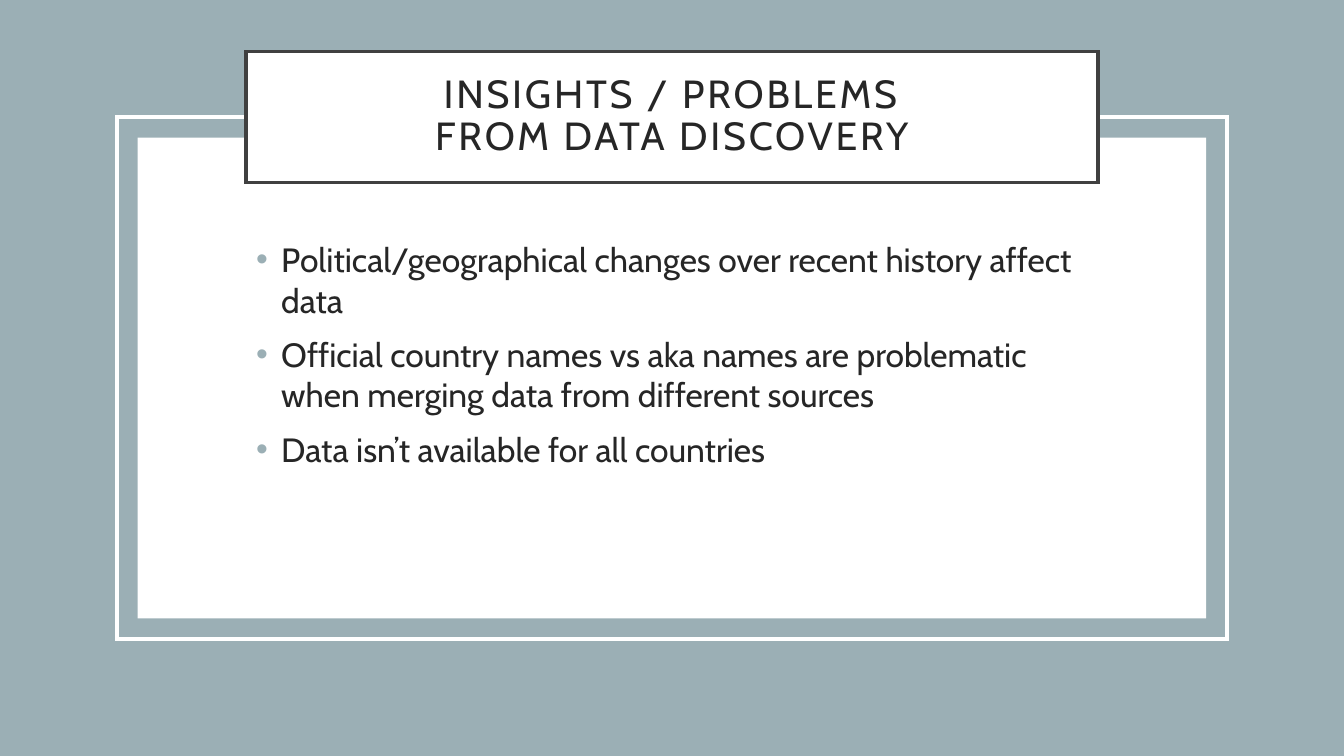
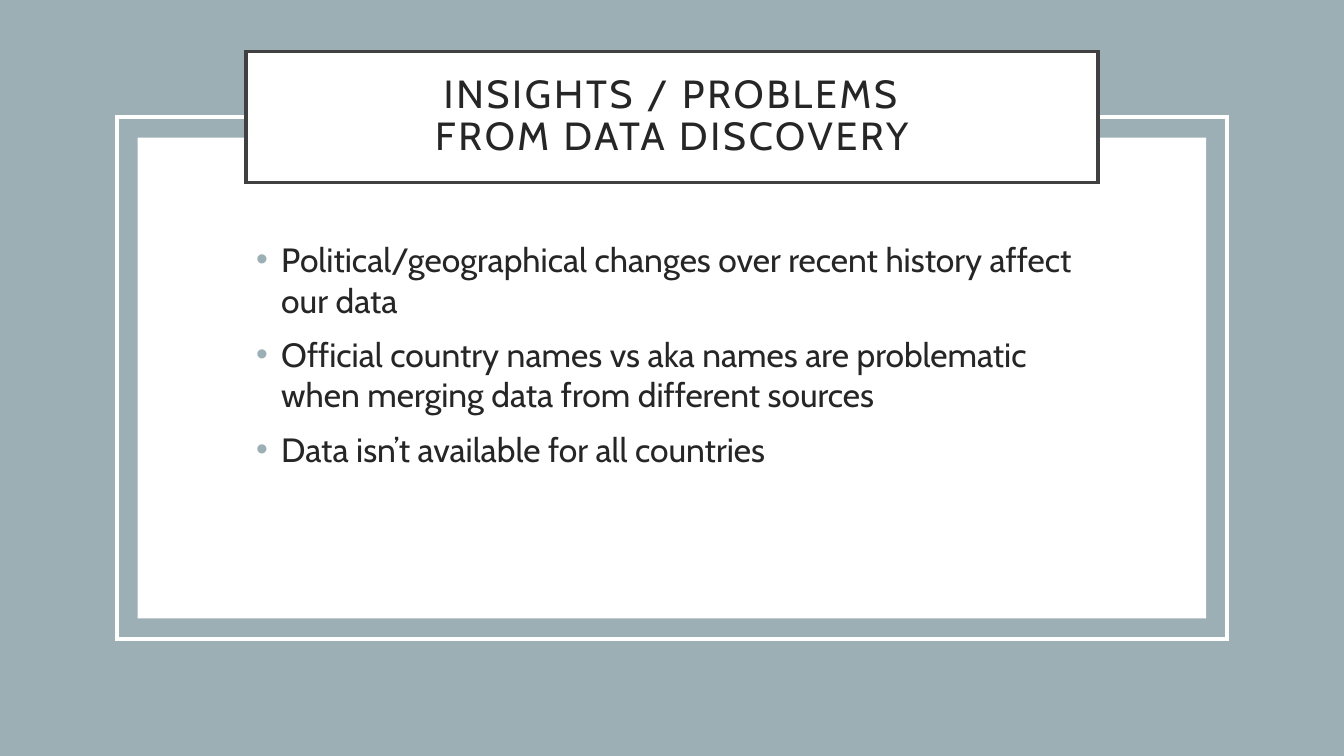
Before and after one commit to gabigham/dagger, a slide deck: slide 7 of Project 1.pptx (slide 6 before the commit). Drawn at 1344x756 pixels with LibreOffice and Linux fonts; fonts in the diff are those of the drawing. Boxes give left, top, right and bottom in pixels: in the first picture for what was removed or moved away, otherwise in the second. Text is boxed around its words. In the diff, an @@ line names an element or a change of style, - is before the commit and + after.

```diff
--- a/Project 1.pptx
+++ b/Project 1.pptx
@@ text at <box>281,246,1072,314</box>: text changed @@
-• Political/geographical changes over recent history affect data
+• Political/geographical changes over recent history affect our data
```
Also in this commit, not shown: 5 other slides changed, 1 slide added.
